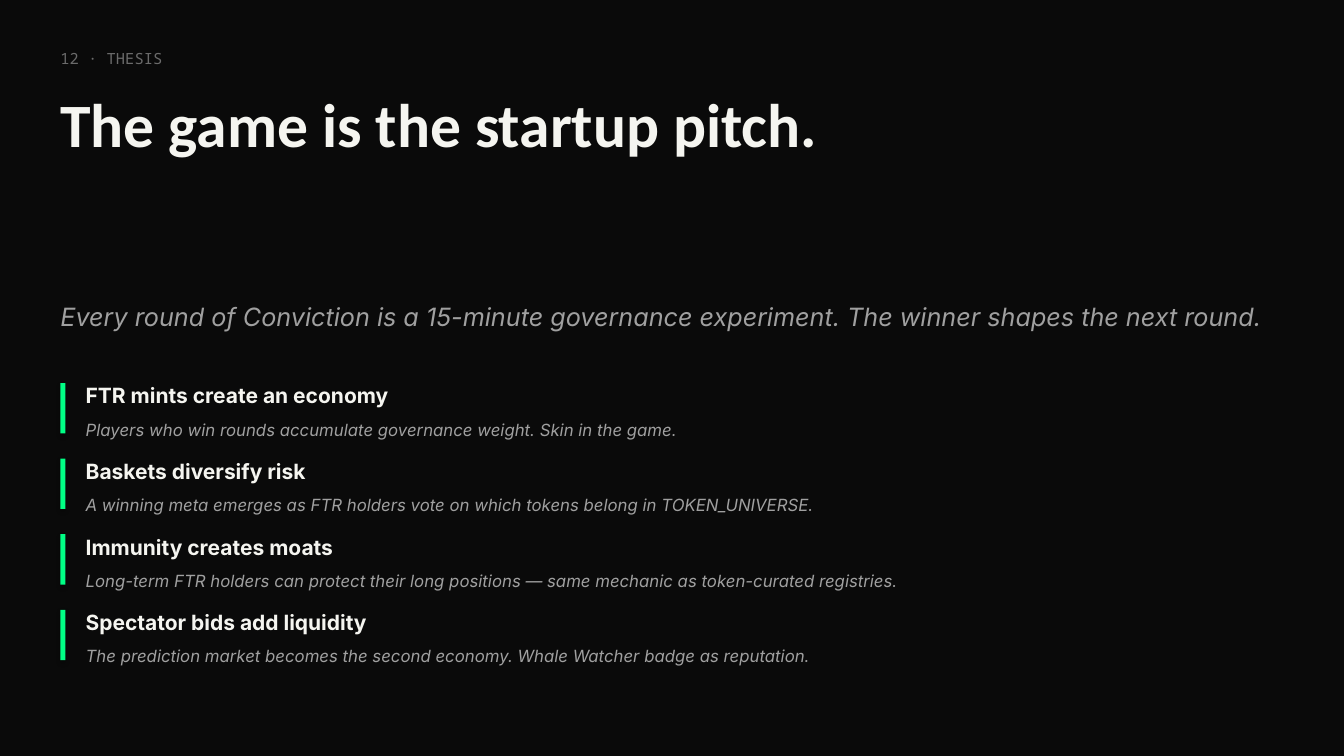
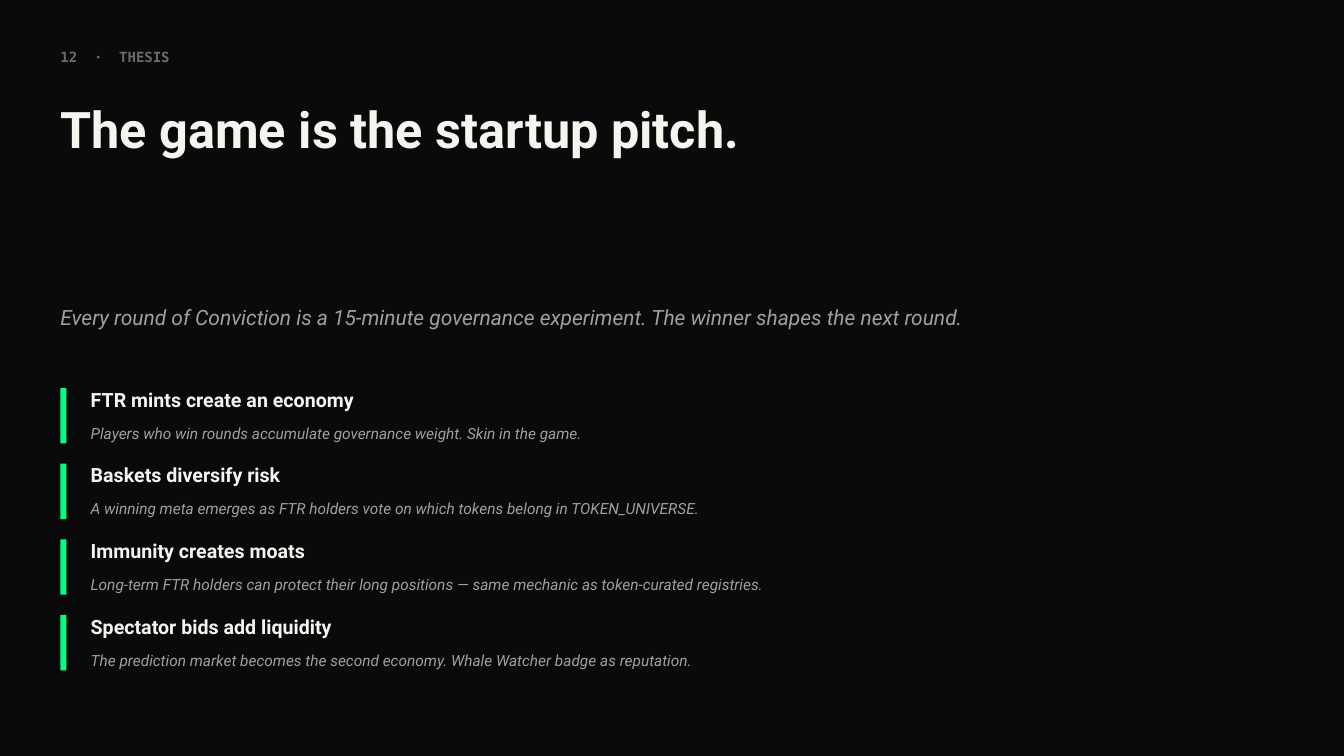
Before and after one commit to Rujul-1105/conviction, a slide deck: slide 13 of docs/conviction-pitch-deck.pptx. Drawn at 1344x756 pixels with LibreOffice and Linux fonts; fonts in the diff are those of the drawing. Boxes give left, top, right and bottom in pixels: in the first picture for what was removed or moved away, otherwise in the second. Text is boxed around its words. In the diff, an @@ line names an element or a change of style, - is before the commit and + after.

Commit message:
Polish pitch deck: banner cover, no overlapping text
- Cover slide now uses banner.png (1536x369 → 12" wide on the title
  slide) — the brand image is the visual anchor, not the wordmark.
- All body slides use Liberation Sans (LO default) with explicit fallback
  font names so renderings stay consistent across systems without
  Oxanium/Inter installed.
- Smaller font sizes (36pt for titles instead of 40), wider text frames,
  shrink-text-to-shape autofit, and tighter horizontal padding inside
  cards prevent overlap on the worst-case Liberation Sans metrics.
- Verified by rendering cover, problem, upcoming #1, upcoming #3, and
  closing slides to PNG — all five are clean.

```diff
--- a/docs/conviction-pitch-deck.pptx
+++ b/docs/conviction-pitch-deck.pptx
@@ text "12 · THESIS" at (60, 52, 169, 62): size 11 to 10 pt, font Noto Sans Mono to DejaVu Sans Mono, bold on @@
@@ text "The game is the startup ..." at (60, 110, 739, 159): size 44 to 36 pt, font Calibri to Roboto; line spacing 1 to 1.2 @@
@@ text "Every round of Conviction is ..." at (60, 309, 963, 330): size 18 to 15 pt, font Inter to Roboto @@
@@ rectangle: place and size @@
-rectangle at (60, 383, 66, 434)
+rectangle at (60, 388, 67, 444)
@@ rectangle: place and size @@
-rectangle at (60, 459, 66, 509)
+rectangle at (60, 464, 67, 519)
@@ rectangle: place and size @@
-rectangle at (60, 534, 66, 585)
+rectangle at (60, 539, 67, 595)
@@ rectangle: place and size @@
-rectangle at (60, 610, 66, 660)
+rectangle at (60, 615, 67, 670)
@@ size 15 to 14 pt, font Inter to Roboto in 4 elements at (91, 392, 354, 411), (91, 467, 280, 486), (91, 543, 305, 562), (91, 619, 331, 638) @@
@@ size 12 to 11 pt, font Inter to Roboto in 4 elements at (91, 427, 582, 442), (91, 502, 698, 517), (91, 578, 763, 593), (91, 654, 692, 669) @@
```
Also in this commit, not shown: 13 other slides changed, 1 other file.
